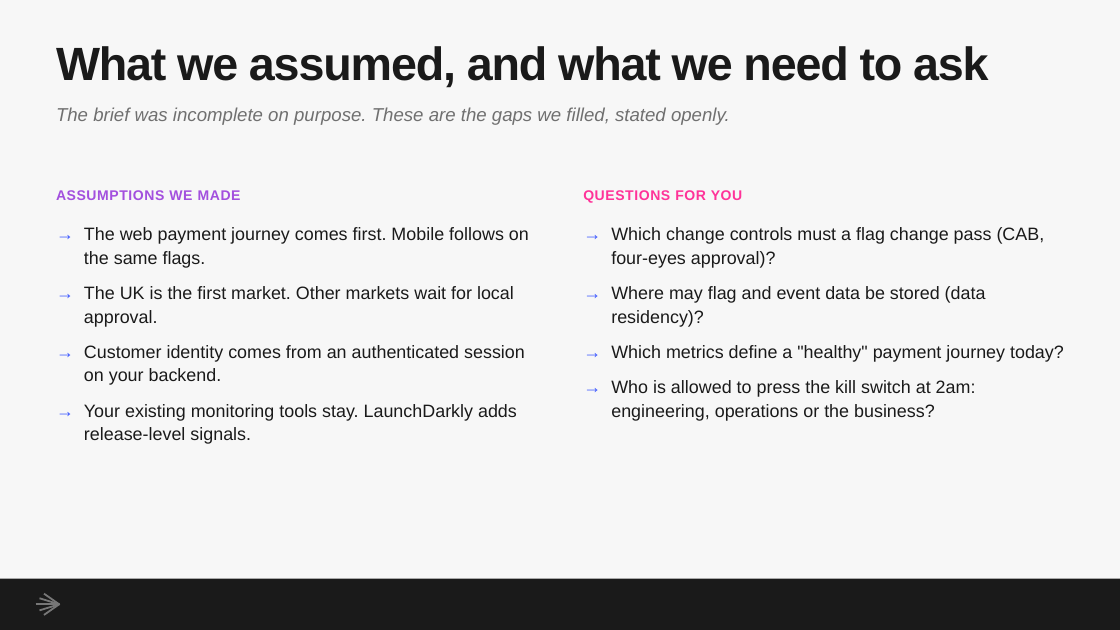
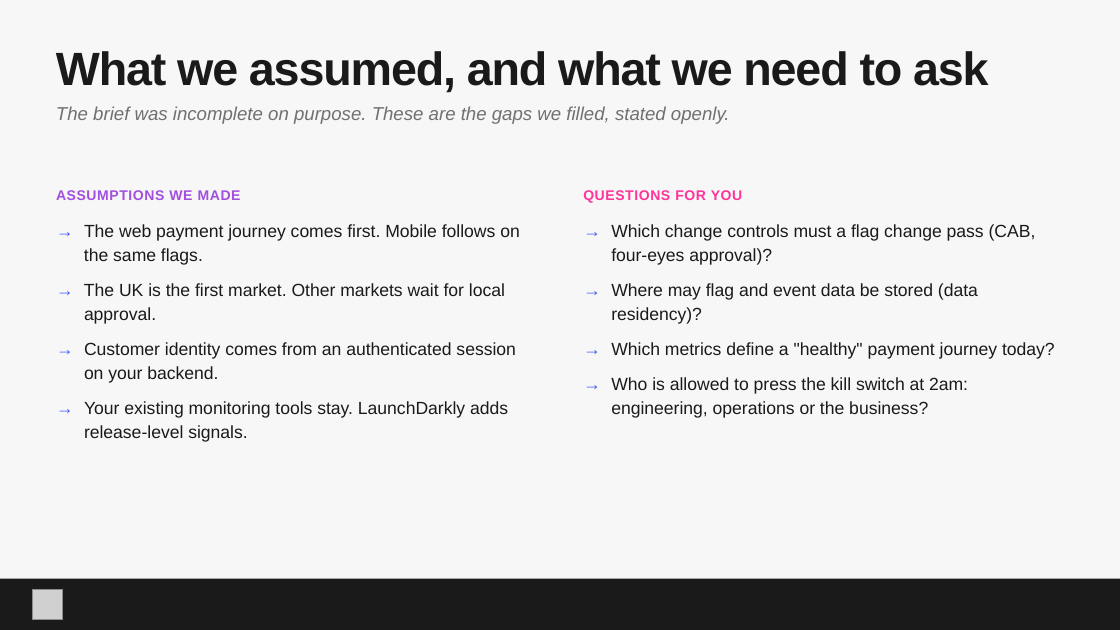
Before and after one commit to squalliram/ld-northwind-payments, a slide deck: slide 7 of docs/northwind-value-playback.pptx. Drawn at 1120x630 pixels with LibreOffice and Linux fonts; fonts in the diff are those of the drawing; grey boxes stand for pictures. Boxes give left, top, right and bottom in pixels: in the first picture for what was removed or moved away, otherwise in the second. Text is boxed around its words. In the diff, an @@ line names an element or a change of style, - is before the commit and + after.

```diff
--- a/docs/northwind-value-playback.pptx
+++ b/docs/northwind-value-playback.pptx
@@ text "What we assumed, and what ..." at [56,51,989,93]: line spacing 31.5pt to 1; vertical alignment top to middle @@
@@ text at [84,224,520,241]: text changed; size 11.5 to 11.2 pt @@
-The web payment journey comes first. Mobile follows on the same flags.
+The web payment journey comes first. Mobile follows on
@@ text at [611,224,1036,241]: text changed; size 11.5 to 11.2 pt @@
-Which change controls must a flag change pass (CAB, four-eyes approval)?
+Which change controls must a flag change pass (CAB,
@@ text added at [84,248,203,265], 11.2 pt, text #1A1A1A @@
+the same flags.
@@ text added at [611,248,772,265], 11.2 pt, text #1A1A1A @@
+four-eyes approval)?
@@ text at [84,283,505,296]: text changed; size 11.5 to 11.2 pt @@
-The UK is the first market. Other markets wait for local approval.
+The UK is the first market. Other markets wait for local
@@ text at [611,283,978,300]: text changed; size 11.5 to 11.2 pt @@
-Where may flag and event data be stored (data residency)?
+Where may flag and event data be stored (data
@@ text added at [84,307,156,324], 11.2 pt, text #1A1A1A @@
+approval.
@@ text added at [611,307,702,324], 11.2 pt, text #1A1A1A @@
+residency)?
@@ text at [84,342,516,359]: text changed; size 11.5 to 11.2 pt @@
-Customer identity comes from an authenticated session on your backend.
+Customer identity comes from an authenticated session
@@ size 11.5 to 11.2 pt; line spacing 15.2pt to 1; vertical alignment top to middle in 9 elements at [611,342,1055,359], [56,396,84,419], [584,373,612,395], [56,220,84,242], [56,278,84,300], [56,337,84,360], [584,220,612,242], [584,278,612,300], [584,337,612,360] @@
@@ text added at [84,366,218,383], 11.2 pt, text #1A1A1A @@
+on your backend.
@@ vertical alignment top to middle in 8 elements at [84,283,505,296], [56,106,730,124], [84,224,520,241], [611,283,978,300], [611,224,1036,241], [84,342,516,359], [84,401,508,418], [611,377,968,394] @@
@@ text at [611,377,968,394]: text changed; size 11.5 to 11.2 pt @@
-Who is allowed to press the kill switch at 2am: engineering, operations or the business?
+Who is allowed to press the kill switch at 2am:
@@ text at [84,401,508,418]: text changed; size 11.5 to 11.2 pt @@
-Your existing monitoring tools stay. LaunchDarkly adds release-level signals.
+Your existing monitoring tools stay. LaunchDarkly adds
@@ text added at [611,401,928,418], 11.2 pt, text #1A1A1A @@
+engineering, operations or the business?
@@ text added at [84,425,248,442], 11.2 pt, text #1A1A1A @@
+release-level signals.
@@ picture added at [32,589,63,619] @@
@@ freeform shape removed at [39,598,59,610] @@
@@ freeform shape removed at [44,594,59,615] @@
@@ freeform shape removed at [36,605,59,606] @@
```
Also in this commit, not shown: 15 other slides changed, 3 slides added, 3 slides removed, 3 other files.
